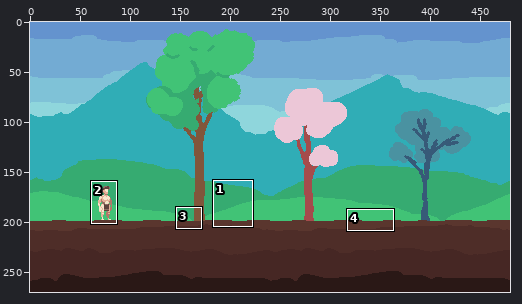
File history of a pixel-art file, proj/arcane/res/tex/_slop/new_bg/plains.aseprite. Above, an overview of the earlier version with the close-up marked.
Close-up. Before:
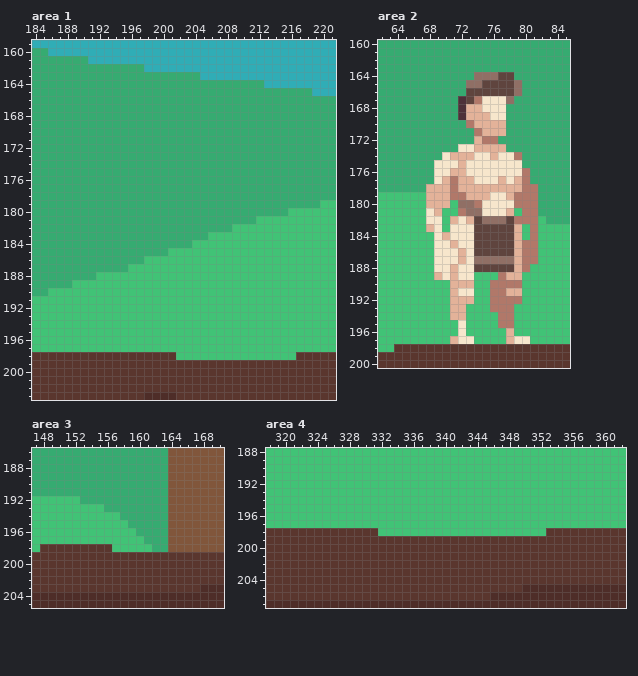
480x270 pixels, 1 frame. Shown: area 1: x 184..221, y 159..203; area 2: x 62..85, y 160..200; area 3: x 147..170, y 186..205; area 4: x 318..362, y 188..207. The commit also changed other parts of the picture, which this record leaves out.
Now the later version:
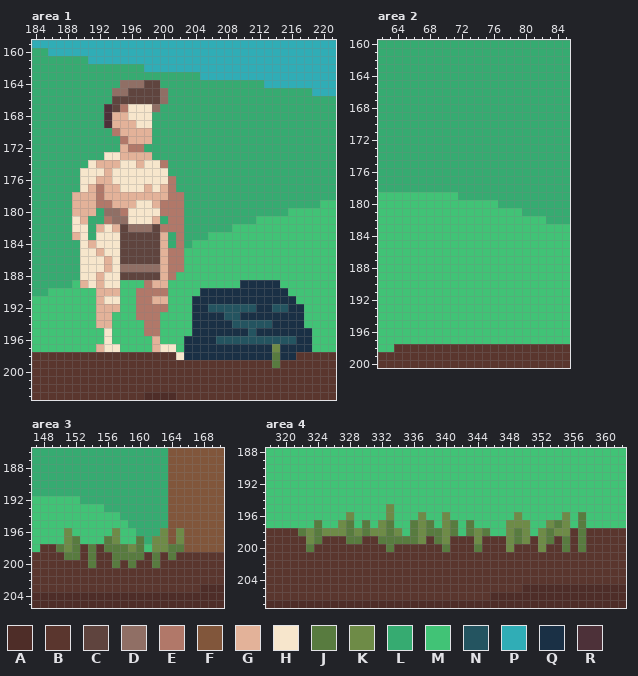
Palette (. is transparent): A #4e2d28  B #5a362e  C #5f443e  D #906f65  E #b17869  F #81563b  G #e3b299  H #f7e6cc  J #587b3f  K #6e8b47  L #36ab71  M #41c376  N #245460  P #30adb6  Q #1a3045  R #4d3139
Message: base stone + grass rendering
Diff:
layer "base_stone" added
layer "grass_2" added
layer "grass_1" added
layer "grass_0" added
Changed rows in their new state; - is an unchanged pixel.
Area 1, layers "grass_1", "base_stone", "player":
first column x 189:
164 ------DDDCC-------------------
165 -----DDCCCCD------------------
166 -----CCCCCCD------------------
167 ----RCEHHHD-------------------
168 ----RGGHHH--------------------
169 ----RGGGHH--------------------
170 -----EGGGG--------------------
171 ------EGGG--------------------
172 ------GEE---------------------
173 ----HHGGGG--------------------
174 --HGGGHHGHHE------------------
175 -HHHGHHHHHHH------------------
176 -HHGGHHHHHHHE-----------------
177 -HGEGGHHHGHGE-----------------
178 GGGEGGGGGGGGEE----------------
179 GGGEEGGGHHGEEE----------------
180 GGG-DDEHHHHEEE----------------
181 HG--EDDHHHG-EE----------------
182 HH-GHGCDDDCEEE----------------
183 GH-HHHCCCCCG-E----------------
184 -HGHHHCCCCCG-E----------------
185 -HHGHHCCCCCGEE----------------
186 -HHHGHCCCCCGEE----------------
187 -HHHGHDDDDDGEE----------------
188 -HHGHHCCCCCGE-----------------
189 -GHGHH---EGG---------QQQQQ----
190 ---GGG--EEEE----QQQQQQQQQQQ---
191 ---GHH--EEGG---QQQQQQQQQQQQQ--
192 ---GGG--EEEE---QQNNNNNNQQNNQQ-
193 ---GG---EEE----QQQQNNQQQQQQQQ-
194 ---GG----EE----QQQQQNNNNNQQQQ-
195 ----H----EE----QQQQQQQNQQQQQQQ
196 ----H-----G---QQQQNNNNNNNNNNQQ
197 ---GHH----GHH-QQQQQQQQQQQKQQQQ
198 -------------HQQQQQQQQQQQJQQ--
199 -------------------------J----
Area 2, layer "player":
first column x 68:
164 ------LLLLL---
165 -----LLLLLLL--
166 -----LLLLLLL--
167 ----LLLLLLL---
168 ----LLLLLL----
169 ----LLLLLL----
170 -----LLLLL----
171 ------LLLL----
172 ------LLL-----
173 ----LLLLLL----
174 --LLLLLLLLLL--
175 -LLLLLLLLLLL--
176 -LLLLLLLLLLLL-
177 -LLLLLLLLLLLL-
178 LLLLLLLLLLLLLL
179 MMMMLLLLLLLLLL
180 MMM-MMMMMLLLLL
181 MM--MMMMMMM-LL
182 MM-MMMMMMMMMMM
183 MM-MMMMMMMMM-M
184 -MMMMMMMMMMM-M
185 -MMMMMMMMMMMMM
186 -MMMMMMMMMMMMM
187 -MMMMMMMMMMMMM
188 -MMMMMMMMMMMM-
189 -MMMMM---MMM--
190 ---MMM--MMMM--
191 ---MMM--MMMM--
192 ---MMM--MMMM--
193 ---MM---MMM---
194 ---MM----MM---
195 ----M----MM---
196 ----M-----M---
197 ---MMM----MMM-
Area 3, layer "grass_0":
first column x 150:
196 -K-----K-----K-K
197 -KJ---JK--J-KK-K
198 JKJ-J-JJJKJ-KKJJ
199 -JJ-J--JJJJ-J-J-
200 ----J--J-J--J---
Area 4, layer "grass_2":
first column x 322:
195 -----------K------------------------
196 ------K----K---K--K--------K-----K-J
197 --J--KJ-J-KJ--JKJ-KJ-J----KKK--KJK-J
198 JKJKKKJKJKKJK-JKJJKJ-JKJ--KJK-KJKK-J
199 -KJ---JJ--JJJJJK-JK---K---KJK-KJ-J-J
200 -J---------J------J---J---K---K--J-J
Pixel boxes of the changes (left, top, right, bottom) in both close-ups:
changed: (72, 80, 312, 368)
changed: (426, 72, 538, 344)
changed: (56, 528, 184, 568)
changed: (298, 504, 586, 552)
